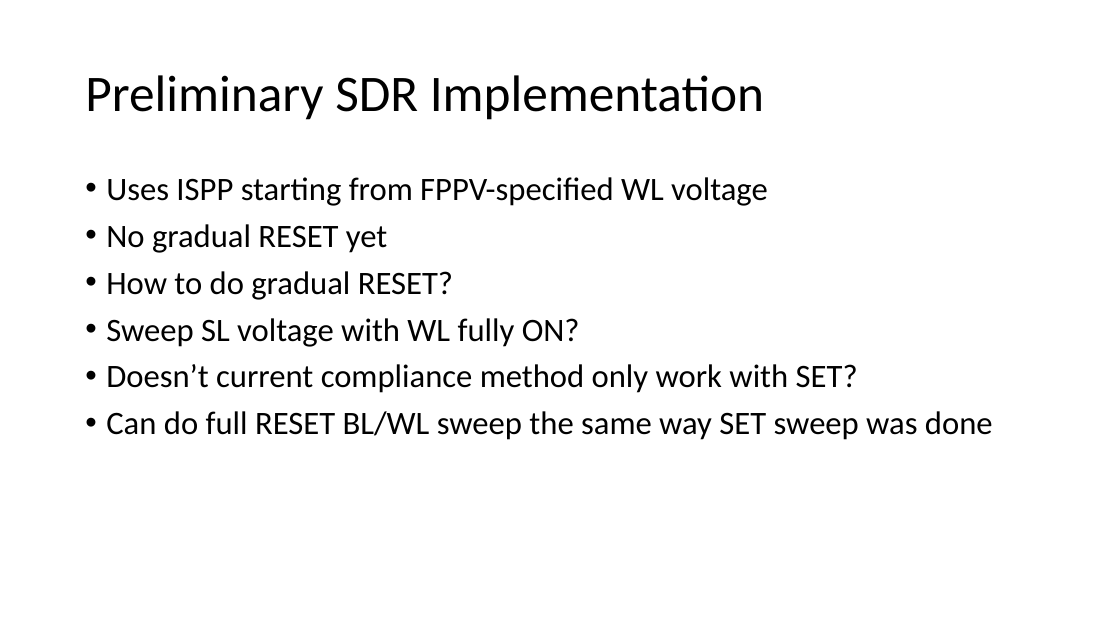
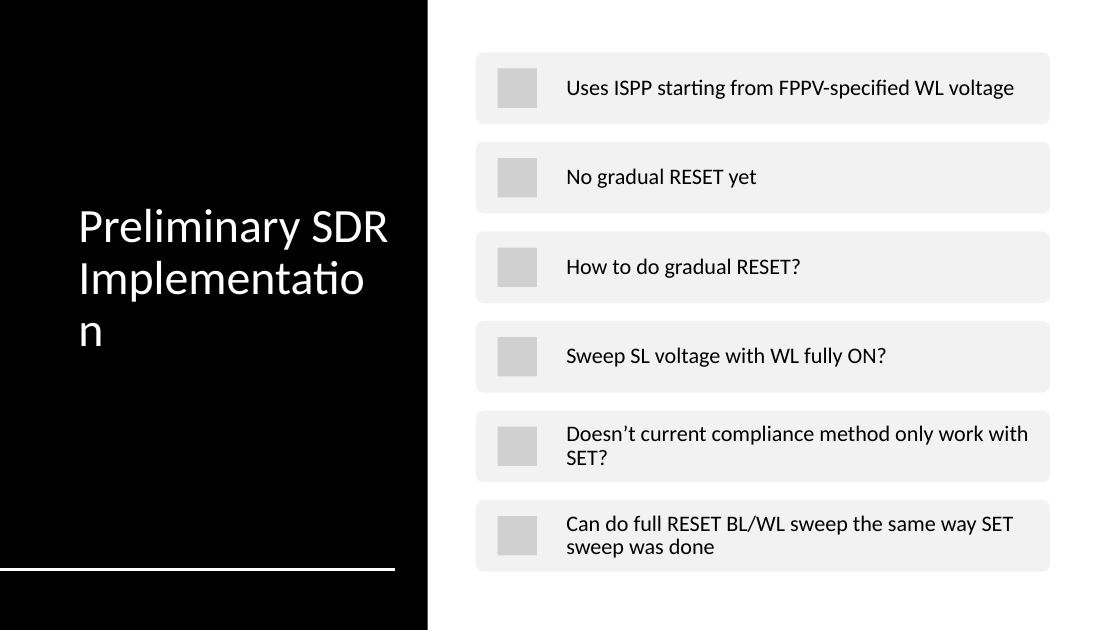
Before and after one commit to akashlevy/RRAM-RADAR-Tuning, a slide deck: slide 12 of presentations/4-15-20.pptx (slide 10 before the commit). Drawn at 1120x630 pixels with LibreOffice and Linux fonts; fonts in the diff are those of the drawing; grey boxes stand for pictures. Boxes give left, top, right and bottom in pixels: in the first picture for what was removed or moved away, otherwise in the second. Text is boxed around its words. In the diff, an @@ line names an element or a change of style, - is before the commit and + after.

```diff
--- a/presentations/4-15-20.pptx
+++ b/presentations/4-15-20.pptx
@@ rectangle added at bbox=[0, 0, 428, 630], fill #000000 @@
@@ title "Preliminary SDR Implementation": place and size @@
-title "Preliminary SDR Implementation" at bbox=[85, 75, 764, 120]
+title "Preliminary SDR Implementation" at bbox=[78, 208, 388, 250]
@@ title "Preliminary SDR Implementation" at bbox=[78, 208, 388, 250]: size 44 to 41 pt, text colour #000000 to #FFFFFF @@
@@ text removed at bbox=[106, 177, 993, 440] @@
-• Uses ISPP starting from FPPV-specified WL voltage
-• No gradual RESET yet
-• How to do gradual RESET?
-• Sweep SL voltage with WL fully ON?
-• Doesn’t current compliance method only work with SET?
-• Can do full RESET BL/WL sweep the same way SET sweep was done
@@ group added at bbox=[476, 52, 1050, 571]: 6 rounded rectangles, 6 pictures, 6 texts @@
+Uses ISPP starting from FPPV-specified WL voltage
+No gradual RESET yet
+How to do gradual RESET?
+Sweep SL voltage with WL fully ON?
+Doesn’t current compliance method only work with SET?
+Can do full RESET BL/WL sweep the same way SET sweep was done
@@ line added from (0, 570) to (395, 570), #FFFFFF 2 pt @@
```
Also in this commit, not shown: 10 other slides changed, 7 slides added, 15 other files.
